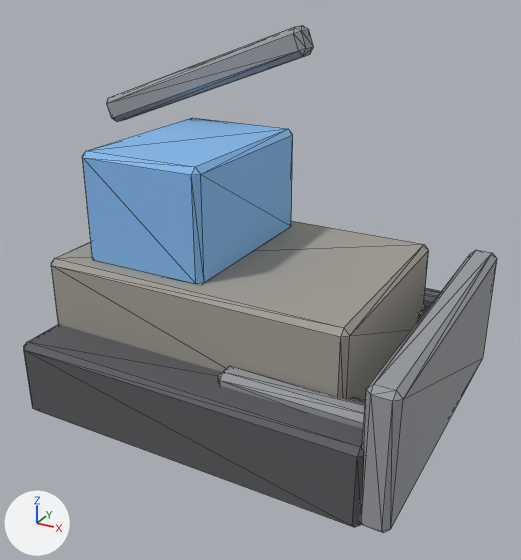
An edit to the glTF model game/assets/models/directorate/engineering_vehicle.glb, drawn before and after from the same camera.
Both versions are drawn from a 50 mm camera at (1.73, -3.14, 2.3) aimed at (0.04, -0.07, 0.76). Lighting does not change. The marker at lower left points along +X, +Y and +Z. The picture after the commit comes second. Mesh edges are drawn as thin lines. Vertices at exactly the same position are counted once.

The first picture shows 'engineering_vehicle'.
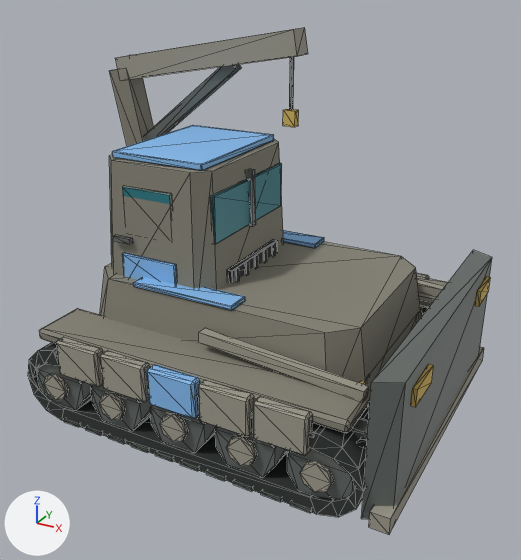
Changed parts and their boxes [x1, y1, x2, y2] in the pictures (521 x 560 px; the box of a moved part takes in the faces that stretch with it):
'engineering_vehicle', reshaped: before [24, 26, 497, 532]; after [28, 28, 492, 535]
part 1 of me_cube, moved or reshaped: before [51, 221, 429, 400]; after [228, 240, 278, 283]
part 2 of me_cube, added (mostly hidden): after [358, 438, 367, 451]
part 3 of me_cube, added (mostly hidden): after [289, 57, 294, 110]
part 4 of me_cube, moved or reshaped: before [24, 324, 365, 527]; after [39, 308, 371, 433]
part 5 of me_cube, moved or reshaped (mostly hidden before): before [416, 288, 441, 324]; after [417, 276, 448, 308]
part 6 of me_cube, added: after [37, 364, 92, 410]
part 7 of me_cube, added: after [91, 384, 151, 431]
part 8 of me_cube, added: after [150, 405, 217, 453]
part 9 of me_cube, rebuilt: before [218, 366, 365, 429]; after [351, 417, 368, 439]
part 10 of me_cube, rebuilt (not visible afterwards): before [423, 289, 441, 306]
part 11 of me_cube, rebuilt: before [360, 250, 497, 532]; after [361, 250, 492, 519]
part 12 of me_cube, rebuilt: before [82, 118, 293, 284]; after [109, 139, 284, 290]
part 13 of me_cube, rebuilt (6% narrower, 45% shorter): before [107, 26, 313, 122]; after [115, 28, 308, 80]
part 14 of me_cube, added: after [28, 64, 491, 535]

The change, as a list of edits to the scene's bpy script:
```text
Change me_cube:
    remove me_cube.from_pydata(...)  # 192 vertices, 352 faces; spans x -1.27..1.08, y -0.86..0.86, z 0.08..2.0
    remove me_cube.materials.append(mat_hull)  # grey #a29e95
    add me_cube.from_pydata(...)  # 1664 vertices, 2860 faces; spans x -1.16..1.08, y -0.86..0.86, z 0.08..1.99
    me_cube part 1: the loose piece of 24 vertices spanning x -0.95..0.75, y -0.6..0.6, z 0.33..0.88 is scaled about its middle by (0.0179, 0.427, 0.303), then moved by (0.06, 0.0, 0.19), in mat_mechanics (dark grey #2c312f)
    me_cube part 2: a new loose piece, a 10-sided cylinder along y spanning x 0.853..0.987, y -0.73..-0.67, z 0.33..0.47, in mat_mechanics (dark grey #2c312f)
    me_cube part 3: a new loose piece, a box spanning x -0.007..0.007, y 0.332..0.348, z 1.55..1.87, in mat_mechanics (dark grey #2c312f)
    me_cube part 4: the loose piece of 24 vertices spanning x -0.95..0.95, y -0.86..-0.46, z 0.08..0.5 is scaled about its middle by (0.912, 0.769, 0.114), then moved by (0.0, 0.0, 0.26), in mat_directoratearmour (grey #858275)
    me_cube part 5: the loose piece of 24 vertices spanning x -0.95..0.95, y 0.46..0.86, z 0.08..0.5 is scaled about its middle by (0.912, 0.769, 0.114), then moved by (0.0, 0.0, 0.26), in mat_directoratearmour (grey #858275)
    me_cube part 6: a new loose piece, a 10-sided cylinder along y spanning x -0.89..-0.59, y -0.82..-0.5, z 0.13..0.45, in mat_industrialsteel (grey #737976)
    me_cube part 7: a new loose piece, a 10-sided cylinder along y spanning x -0.52..-0.22, y -0.82..-0.5, z 0.13..0.45, in mat_industrialsteel (grey #737976)
    me_cube part 8: a new loose piece, a 10-sided cylinder along y spanning x -0.15..0.15, y -0.82..-0.5, z 0.13..0.45, in mat_industrialsteel (grey #737976)
    me_cube part 9: the loose piece of 24 vertices spanning x 0.15..0.95, y -0.71..-0.59, z 0.44..0.56 is rebuilt with 8 vertices and now spans x 0.19..0.96, y -0.72..-0.54, z 0.37..0.49, in mat_industrialsteel (grey #737976)
    me_cube part 10: the loose piece of 24 vertices spanning x 0.15..0.95, y 0.59..0.71, z 0.44..0.56 is rebuilt with 8 vertices and now spans x 0.19..0.96, y 0.54..0.72, z 0.37..0.49, in mat_industrialsteel (grey #737976)
    me_cube part 11: the loose piece of 24 vertices spanning x 0.93..1.08, y -0.85..0.85, z 0.1..0.8 is rebuilt with 8 vertices and now spans x 0.94..1.06, y -0.81..0.81, z 0.12..0.8, in mat_industrialsteel (grey #737976)
    me_cube part 12: the loose piece of 24 vertices spanning x -0.75..-0.05, y -0.5..0.5, z 0.85..1.45 is rebuilt with 16 vertices and now spans x -0.72..-0.04, y -0.46..0.46, z 0.63..1.4, in mat_directoratearmour (grey #858275)
    me_cube part 13: the loose piece of 24 vertices spanning x -1.27..0.07, y 0.32..0.48, z 1.4..2.0 is rebuilt with 8 vertices and now spans x -1.11..0.06, y 0.27..0.41, z 1.67..1.99, in mat_armouredge (grey #9e9a8d)
    me_cube part 14: 1268 vertices added at x -1.16..1.08, y -0.86..0.86, z 0.08..1.83
    other edits to the shape of me_cube do not show in these pictures
    remove me_cube.materials.append(mat_steel)  # grey #999ba0
    remove me_cube.materials.append(mat_track)  # dark grey #59595d
    add me_cube.materials.append(mat_mechanics)  # dark grey #2c312f
    add me_cube.materials.append(mat_directoratearmour)  # grey #858275
    add me_cube.materials.append(mat_industrialsteel)  # grey #737976
    add me_cube.materials.append(mat_armouredge)  # grey #9e9a8d
    add me_cube.materials.append(mat_safetymarking)  # yellow #d4b55b
    add me_cube.materials.append(mat_optics)  # cyan #2f7e89
```
